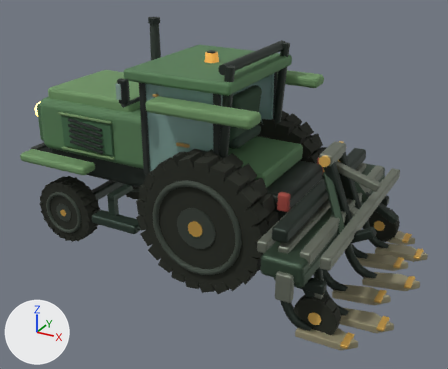
The glTF model examples/harvest-frontier/runtime-animated/tractor.repaired.m1.glb: old version first, new version second.
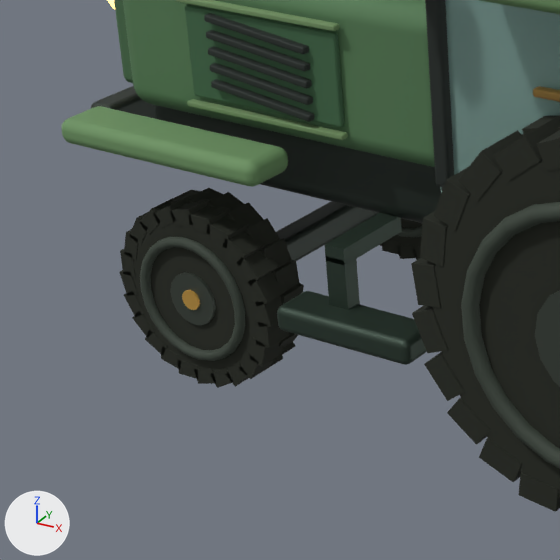
The first picture shows the older version from a 50 mm lens placed at (4.26, -6.56, 4.22), pointed at (0.73, -0.14, 1.01). The close-ups show the older and then the newer version on the part from 0% to 41% of the width and 31% to 81% of the height of that picture. Only the edits that show in the close-ups are written down. The lights are fixed; the arrows at lower left show +X, +Y and +Z. Where no turn or scale is listed for an object, it has been applied to the vertices. Vertices at exactly the same position are counted once.

Before the edit, the objects in view are built like this:
```python
ob_body_matte = bpy.data.objects.new('body_matte', me_mesh_45)
ob_body_matte.location = (0.153, 0.0, 1.878)
ob_body_metal = bpy.data.objects.new('body_metal', me_mesh_46)
ob_body_metal.location = (0.365, 0.0, 1.494)
ob_tread_3 = bpy.data.objects.new('tread_3', me_mesh_14)
ob_tread_3.location = (0.89, -0.88, 0.86)
ob_treadlugs_3 = bpy.data.objects.new('treadLugs_3', me_mesh_15)
ob_treadlugs_3.location = (0.89, -0.88, 0.86)
ob_wheelfrontleft = bpy.data.objects.new('wheelFrontLeft', None)
ob_wheelfrontleft.parent = ob_steeringpivotwheelfrontleft
ob_wheelfrontleft.location = (0.0, 0.0, 0.445)
ob_wheelfrontleft.rotation_euler = (0.0, 0.482, 0.0)  # degrees (0, 28, 0)
ob_wheelfrontleft.scale = (0.665, 0.665, 0.665)
ob_wheelfrontright = bpy.data.objects.new('wheelFrontRight', None)
ob_wheelfrontright.parent = ob_steeringpivotwheelfrontright
ob_wheelfrontright.location = (0.0, 0.0, 0.445)
ob_wheelfrontright.rotation_euler = (0.0, 0.482, 0.0)  # degrees (0, 28, 0)
ob_wheelfrontright.scale = (0.665, 0.665, 0.665)
# also in view: 'wheelRearRight_metal' at (0.89, -0.88, 0.86); 'tread_1' at (-1.36, -0.78, 0.45); 'wheelFrontRight_matte' at (-1.36, -0.78, 0.45); 'body_glass-0-760-0-120' at (0.46, 0.0, 1.82); 'wheelRearRight_matte' at (0.89, -0.88, 0.86)
```
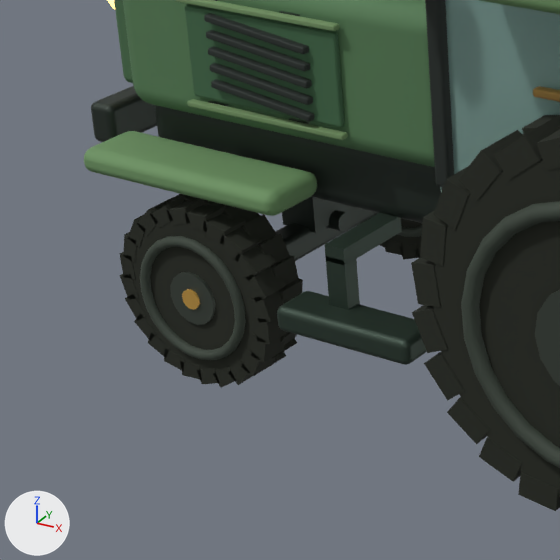
ob_wheelfrontleft is not drawn itself; it is the parent of ob_tread, ob_treadlugs, ob_wheelfrontleft_metal, ob_wheelfrontleft_matte.
ob_wheelfrontright is not drawn itself; it is the parent of ob_tread_1, ob_treadlugs_1, ob_wheelfrontright_metal, ob_wheelfrontright_matte.

The edits, one by one:
me_mesh_45 is used by ob_body_matte; location (0.153, 0.0, 1.878).
me_mesh_45 had 7780 vertices, 15372 faces and spanned x -2.22..2.22, y -1.08..1.08, z -1.04..1.04.
me_mesh_45 now has 7796 vertices, 15396 faces and spans x -2.22..2.22, y -1.08..1.08, z -1.04..1.04.
me_mesh_45 part 1: 296 vertices moved from x -2.07..-0.95, y -1.05..-0.79, z -0.74..-0.62 to x -2.07..-0.95, y -0.95..-0.61, z -0.91..-0.79.
Other edits to the shape of me_mesh_45 do not show in these pictures.
me_mesh_46 is used by ob_body_metal; location (0.365, 0.0, 1.494).
me_mesh_46 had 10254 vertices, 20316 faces and spanned x -2.46..2.46, y -1.58..1.58, z -1.24..1.24.
me_mesh_46 now has 10836 vertices, 21368 faces and spans x -2.46..2.46, y -1.58..1.58, z -1.24..1.24.
me_mesh_46 part 2: a new loose piece, a box spanning x -1.82..-1.62, y -0.15..0.15, z -1.0..-0.57, in mat_tractor_palette_metal.
me_mesh_46 part 3: a new loose piece, a 14-sided cylinder along x spanning x -1.885..-1.565, y -0.048..0.048, z -1.033..-0.94, in mat_tractor_palette_metal.
me_mesh_46 part 4: a new loose piece, a box spanning x -1.665..-1.565, y -0.737..-0.715, z -0.168..-0.14, in mat_tractor_palette_metal.
me_mesh_46 part 5: a new loose piece, a box spanning x -1.215..-1.115, y -0.737..-0.715, z -0.168..-0.14, in mat_tractor_palette_metal.
me_mesh_46 part 6: a new loose piece, a box spanning x -1.215..-1.115, y -0.737..-0.715, z 0.312..0.34, in mat_tractor_palette_metal.
Other edits to the shape of me_mesh_46 do not show in these pictures.
Object 'wheelFrontLeft' (ob_wheelfrontleft) turns from (0, 28, 0) to (0, 40, 0) degrees about x, y and z.
Object 'wheelFrontRight' (ob_wheelfrontright) moves from (0.0, 0.0, 0.445) to (0.0, 0.0, 0.448).
Object 'wheelFrontRight' (ob_wheelfrontright) turns from (0, 28, 0) to (0, 40, 0) degrees about x, y and z.
Object 'treadLugs_3' (ob_treadlugs_3) moves from (0.89, -0.88, 0.86) to (0.89, -0.88, 0.863).

Pixel boxes [x1, y1, x2, y2] of what changed, in the close-ups (560 x 560 px; the box of a moved part takes in the faces that stretch with it):
'body_matte', reshaped: before [62, 0, 560, 190]; after [84, 0, 560, 216]
'body_metal', reshaped: before [91, 86, 441, 365]; after [91, 0, 441, 365]
'treadLugs_1', moved, turned: before [119, 188, 304, 388]; after [120, 194, 303, 387]
'treadLugs_3', moved: before [411, 115, 560, 512]; after [411, 115, 560, 511]
'tread_1', moved, turned: before [132, 223, 257, 372]; after [133, 222, 257, 372]
'wheelFrontRight_matte', moved, turned: before [140, 237, 246, 361]; after [140, 236, 246, 360]
'wheelFrontRight_metal', moved, turned: before [170, 272, 216, 325]; after [170, 272, 215, 325]
'treadLugs', turned: before [380, 240, 421, 260]; after [357, 221, 421, 259]
'tread', turned: before [388, 218, 422, 248]; after [369, 218, 422, 248]
'wheelFrontLeft_matte', turned (mostly hidden): before [397, 226, 422, 237]; after [371, 214, 422, 237]
part 1 of me_mesh_45, moved or reshaped: before [62, 106, 288, 187]; after [84, 131, 317, 216]
part 2 of me_mesh_46, added: after [282, 197, 354, 233]
part 3 of me_mesh_46, added: after [326, 210, 351, 232]
part 4 of me_mesh_46, added (mostly hidden): after [208, 101, 228, 106]
part 5 of me_mesh_46, added: after [289, 118, 309, 124]
part 6 of me_mesh_46, added: after [279, 11, 300, 16]
